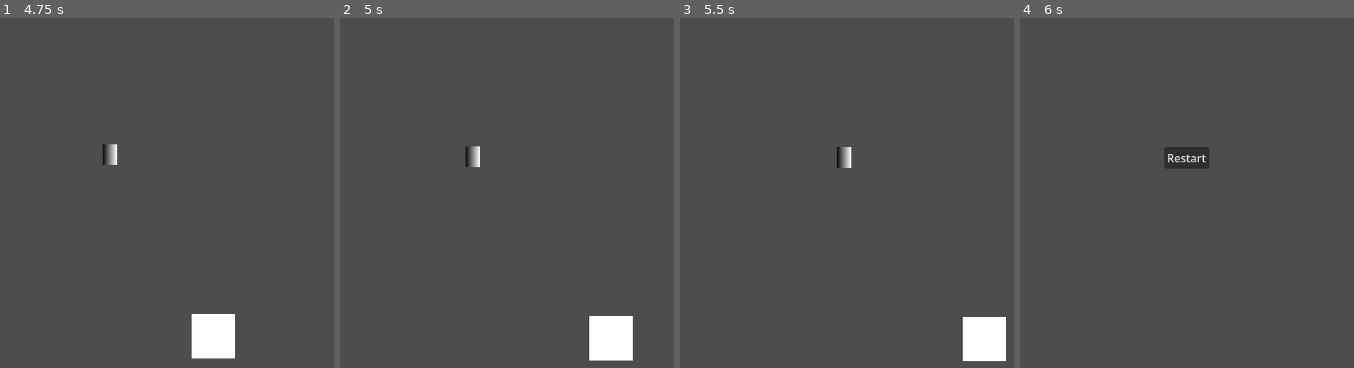
Above: before the commit, frames 1-4 (left to right).
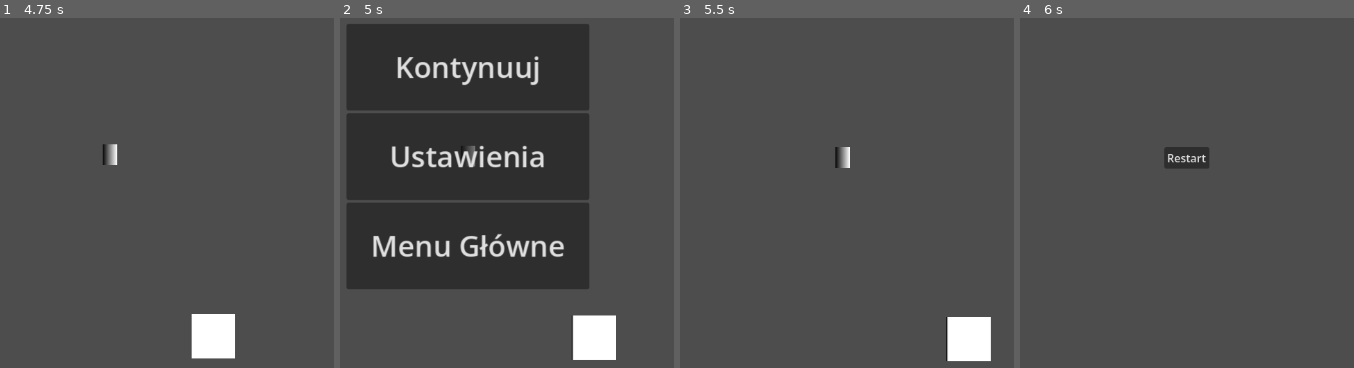
Above: after the commit, the same moments.

Repository: MarsikBlancik/HackathonV3
Game: Godot game, scene res://MainScene.tscn
Same seed, same stepped clock (60 frames per second), same inputs: the game is played once before the commit and once after it. This scene is started directly instead of the project's main scene.
Inputs (mouse positions are in pixels of both pictures, inside the frame that each line leads up to):
- Up to frame 1 (4.75 s): tap Enter at 0.5 s; move the mouse to (outside the picture) at 0.52 s; hold D 0.53-1.28 s; tap F at 0.6, 1.35, 2.1, 3.6, 4.35 s; click (outside the picture) at 0.67 s; tap Space at 0.77, 1.52, 3.5, 3.77, 4.52 s; move the mouse to (6, 179) at 1.27 s; hold S 1.28-2.03 s; move the mouse to (247, 60) at 2.02 s; hold D 2.03-2.75 s; click "Restart" at 2.75 s; move the mouse to (126, 249) at 3.52 s; hold W 3.53-4.28 s; click (126, 249) at 3.67 s; move the mouse to (outside the picture) at 4.27 s; hold A from 4.28 s (still down)
- Up to frame 2 (5 s): keep holding A; tap Escape (Pause, bound only after the commit) at 4.9 s
- Up to frame 3 (5.5 s): release A at 5 s; click (806, 67) at 5 s, where only the run after the commit has a clickable "Kontynuuj"
- Up to frame 4 (6 s): move the mouse to (outside the picture) at 5.77 s; hold A from 5.78 s (still down); tap F at 5.85 s

Frame 1 is identical in both runs. In frame 2, 54% of the frame differs, in the area x 2-88%, y 1-98%; in frame 3, 1.3%; in frame 4, nothing differs.

Commit message:
Pause menu impl

Diff:
--- a/Player.tscn
+++ b/Player.tscn
@@ -1,6 +1,7 @@
 [gd_scene format=3 uid="uid://conxxkjs4hhsj"]
 
 [ext_resource type="Script" uid="uid://bgaf35s2lqp47" path="res://player.gd" id="1_xhfnw"]
+[ext_resource type="PackedScene" uid="uid://dsiigcnxays1n" path="res://pause_menu.tscn" id="2_kpjcp"]
 
 [sub_resource type="Gradient" id="Gradient_0rwas"]
 
@@ -23,3 +24,5 @@
 
 [node name="Camera2D" type="Camera2D" parent="." unique_id=1061501773]
 position_smoothing_enabled = true
+
+[node name="PauseMenu" parent="." unique_id=54559525 instance=ExtResource("2_kpjcp")]
--- a/main_menu.gd
+++ b/main_menu.gd
@@ -2,17 +2,17 @@
 
 
 func _ready() -> void:
-	var play = $VBoxContainer/Play
-	var settings = $VBoxContainer/Settings
-	var quit = $VBoxContainer/Quit
+	var BtnPlay = $VBoxContainer/Play
+	var BtnSettings = $VBoxContainer/Settings
+	var BtnQuit = $VBoxContainer/Quit
 
-	play.pressed.connect(_play_pressed)
-	settings.pressed.connect(_settings_pressed)
-	quit.pressed.connect(_quit_pressed)
+	BtnPlay.pressed.connect(_play_pressed)
+	BtnSettings.pressed.connect(_settings_pressed)
+	BtnQuit.pressed.connect(_quit_pressed)
 
 
 func _play_pressed():
-	get_tree().change_scene_to_file("res://Player.tscn")
+	get_tree().change_scene_to_file("res://MainScene.tscn")
 
 func _settings_pressed():
 	print("settings")
--- a/main_scene.gd
+++ b/main_scene.gd
@@ -2,7 +2,6 @@
 
 # Pobieramy referencje do węzłów w naszej scenie
 # Upewnij się, że nazwy w cudzysłowach idealnie pasują do nazw węzłów w edytorze
-
 
 
 
--- /dev/null
+++ b/pause_menu.gd
@@ -0,0 +1,38 @@
+extends Control
+
+
+func _ready() -> void:
+	hide()
+
+	process_mode = Node.PROCESS_MODE_ALWAYS
+
+	var btnContinue = $VBoxContainer/Continue
+	var btnSettins = $VBoxContainer/Settings
+	var btnMainMenu = $VBoxContainer/MainMenu
+
+	btnContinue.pressed.connect(_continue_pressed)
+	btnSettins.pressed.connect(_settings_pressed)
+	btnMainMenu.pressed.connect(_main_menu_pressed)
+
+
+func _input(_event):
+	if Input.is_action_just_pressed("Pause"):
+		_on_pause_pressed()
+
+func _on_pause_pressed():
+	if is_visible_in_tree():
+		hide()
+		get_tree().paused = false
+	else:
+		show()
+		get_tree().paused = true
+
+func _continue_pressed():
+	_on_pause_pressed()
+
+func _settings_pressed():
+	print("settings")
+
+func _main_menu_pressed():
+	get_tree().paused = false
+	get_tree().change_scene_to_file("res://main_menu.tscn")
--- /dev/null
+++ b/pause_menu.tscn
@@ -0,0 +1,50 @@
+[gd_scene format=3 uid="uid://dsiigcnxays1n"]
+
+[ext_resource type="Script" uid="uid://bev5gfh88jio" path="res://pause_menu.gd" id="1_hdmo1"]
+
+[sub_resource type="Theme" id="Theme_hdmo1"]
+default_font_size = 42
+
+[node name="PauseMenu" type="Control" unique_id=54559525]
+layout_mode = 3
+anchors_preset = 15
+anchor_right = 1.0
+anchor_bottom = 1.0
+grow_horizontal = 2
+grow_vertical = 2
+size_flags_horizontal = 4
+size_flags_vertical = 4
+theme = SubResource("Theme_hdmo1")
+script = ExtResource("1_hdmo1")
+metadata/_edit_use_anchors_ = true
+
+[node name="VBoxContainer" type="VBoxContainer" parent="." unique_id=1499001903]
+layout_mode = 1
+anchors_preset = 15
+anchor_right = 1.0
+anchor_bottom = 1.0
+grow_horizontal = 2
+grow_vertical = 2
+metadata/_edit_use_anchors_ = true
+
+[node name="Continue" type="Button" parent="VBoxContainer" unique_id=756512604]
+custom_minimum_size = Vector2(350, 125)
+layout_mode = 2
+size_flags_horizontal = 4
+size_flags_vertical = 10
+size_flags_stretch_ratio = 3.0
+text = "Kontynuuj"
+
+[node name="Settings" type="Button" parent="VBoxContainer" unique_id=267019607]
+custom_minimum_size = Vector2(350, 125)
+layout_mode = 2
+size_flags_horizontal = 4
+size_flags_vertical = 10
+text = "Ustawienia"
+
+[node name="MainMenu" type="Button" parent="VBoxContainer" unique_id=1026666864]
+custom_minimum_size = Vector2(350, 125)
+layout_mode = 2
+size_flags_horizontal = 4
+size_flags_vertical = 6
+text = "Menu Główne"
--- a/project.godot
+++ b/project.godot
@@ -11,7 +11,7 @@
 [application]
 
 config/name="bullethell"
-run/main_scene="uid://d27w6lj4q4x8r"
+run/main_scene="uid://b0d27yt5a6qc3"
 config/features=PackedStringArray("4.6", "GL Compatibility")
 config/icon="res://icon.svg"
 
@@ -23,6 +23,14 @@
 
 project/assembly_name="bullethell"
 
+[input]
+
+Pause={
+"deadzone": 0.2,
+"events": [Object(InputEventKey,"resource_local_to_scene":false,"resource_name":"","device":-1,"window_id":0,"alt_pressed":false,"shift_pressed":false,"ctrl_pressed":false,"meta_pressed":false,"pressed":false,"keycode":0,"physical_keycode":4194305,"key_label":0,"unicode":0,"location":0,"echo":false,"script":null)
+]
+}
+
 [physics]
 
 3d/physics_engine="Jolt Physics"
Not shown, added: pause_menu.gd.uid
